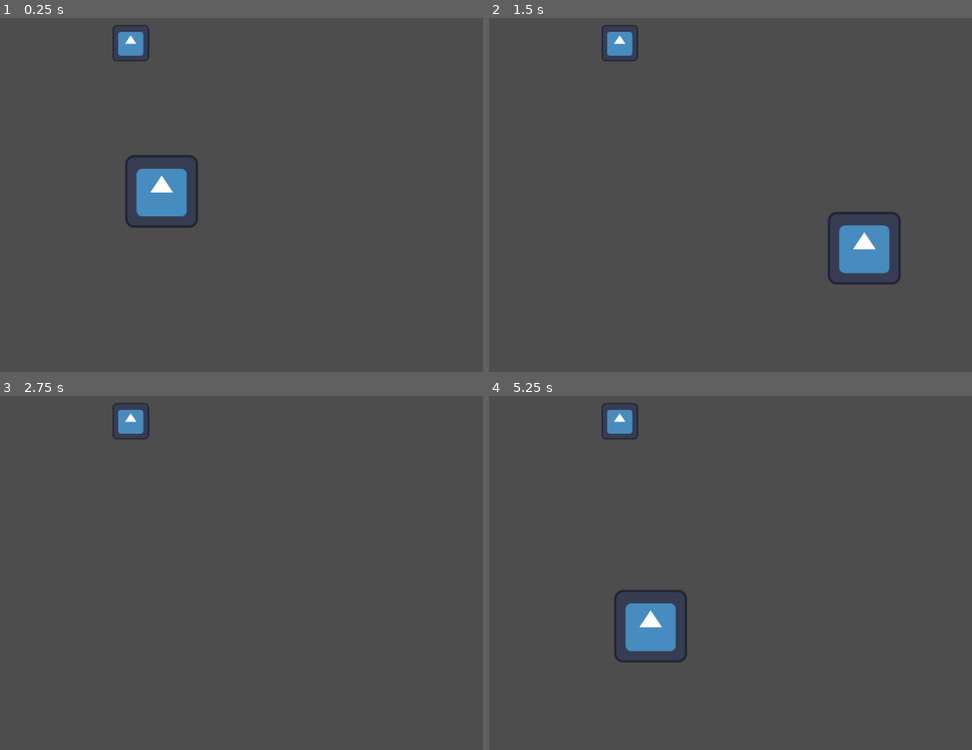
Above: before the commit, frames 1-4 (two rows, left to right).
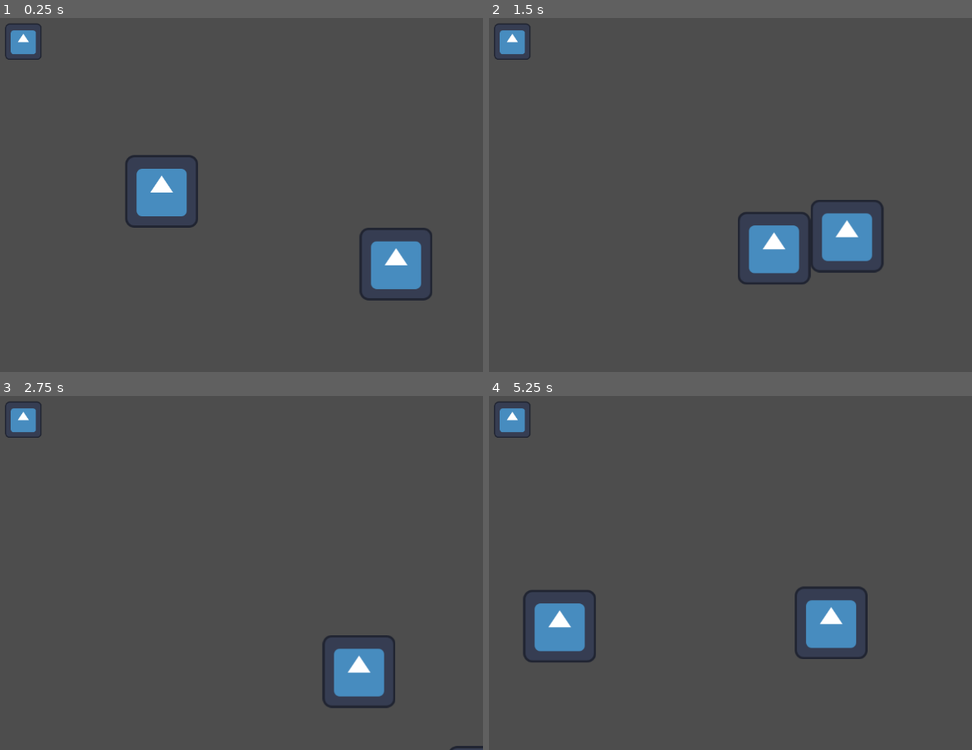
Above: after the commit, the same moments.

Repository: Izamu69/halloween-game
Game: Godot game, scene res://scenes/game.tscn
Two runs of this game, one before a commit and one after it. Both use one fixed random seed, a clock stepped at 60 frames per second and the inputs below. The engine's default icon, where the game draws it, is replaced by a stand-in: a white triangle on a blue panel in a dark square.
Inputs:
- Up to frame 1 (0.25 s): no input
- Up to frame 2 (1.5 s): hold D (right) 0.53-1.28 s; hold S (down) from 1.28 s (still down)
- Up to frame 3 (2.75 s): release S (down) at 2.03 s; hold D (right) from 2.03 s (still down)
- Up to frame 4 (5.25 s): release D (right) at 2.78 s; hold W (up) 2.78-3.53 s; hold A (left) 3.53-5.03 s; hold S (down) from 5.03 s (still down)

The runs differ from the first frame. In frame 1, 2.8% of the frame differs, in the area x 1-90%, y 1-80%; in frame 2, 5.0%; in frame 3, 2.9%; in frame 4, 6.5%, in the area x 1-79%, y 1-76%.

Commit message:
Added ghost AI and spawning

Diff:
--- a/halloween-game/scenes/game.tscn
+++ b/halloween-game/scenes/game.tscn
@@ -1,18 +1,20 @@
-[gd_scene load_steps=5 format=3 uid="uid://civwld5mdkc2m"]
+[gd_scene load_steps=6 format=3 uid="uid://civwld5mdkc2m"]
 
 [ext_resource type="Script" uid="uid://4y2vu8582cts" path="res://scripts/game_manager.gd" id="1_lnu2h"]
 [ext_resource type="PackedScene" uid="uid://dw7ogsi5omdjk" path="res://scenes/player.tscn" id="1_uwrxv"]
 [ext_resource type="PackedScene" uid="uid://di8owuwh4254c" path="res://scenes/pumpkin.tscn" id="2_yqjtg"]
+[ext_resource type="PackedScene" uid="uid://cdmvjrwkbsv4f" path="res://scenes/ghost.tscn" id="4_lbhrr"]
 
 [sub_resource type="Curve2D" id="Curve2D_yqjtg"]
 _data = {
-"points": PackedVector2Array(0, 0, 0, 0, -463, -261, 0, 0, 0, 0, 445, -248, 0, 0, 0, 0, 448, 251, 0, 0, 0, 0, -468, 250, 0, 0, 0, 0, -463, -261, 0, 0, 0, 0, -463, -261, 0, 0, 0, 0, 347, -166, 0, 0, 0, 0, 343, 163, 0, 0, 0, 0, -363, 173, 0, 0, 0, 0, -452, -253, 0, 0, 0, 0, -463, -261)
+"points": PackedVector2Array(0, 0, 0, 0, -463, -261, 0, 0, 0, 0, 445, -248, 0, 0, 0, 0, 448, 251, 0, 0, 0, 0, -468, 250, 0, 0, 0, 0, -463, -261, 0, 0, 0, 0, -463, -261, 0, 0, 0, 0, -463, -261)
 }
-point_count = 11
+point_count = 7
 
 [node name="game" type="Node2D"]
 script = ExtResource("1_lnu2h")
 pumpkin_scene = ExtResource("2_yqjtg")
+ghost_scene = ExtResource("4_lbhrr")
 
 [node name="Camera2D" type="Camera2D" parent="."]
 
--- /dev/null
+++ b/halloween-game/scenes/ghost.tscn
@@ -0,0 +1,28 @@
+[gd_scene load_steps=5 format=3 uid="uid://cdmvjrwkbsv4f"]
+
+[ext_resource type="Script" uid="uid://b54mesf87n407" path="res://scripts/ghost.gd" id="1_l5lq6"]
+[ext_resource type="Texture2D" uid="uid://drrbni6cq5dsf" path="res://icon.svg" id="1_t76o2"]
+
+[sub_resource type="SpriteFrames" id="SpriteFrames_l5lq6"]
+animations = [{
+"frames": [{
+"duration": 1.0,
+"texture": ExtResource("1_t76o2")
+}],
+"loop": true,
+"name": &"default",
+"speed": 5.0
+}]
+
+[sub_resource type="RectangleShape2D" id="RectangleShape2D_bbnym"]
+size = Vector2(128, 128)
+
+[node name="ghost" type="CharacterBody2D"]
+z_index = 1
+script = ExtResource("1_l5lq6")
+
+[node name="AnimatedSprite2D" type="AnimatedSprite2D" parent="."]
+sprite_frames = SubResource("SpriteFrames_l5lq6")
+
+[node name="CollisionShape2D" type="CollisionShape2D" parent="."]
+shape = SubResource("RectangleShape2D_bbnym")
--- a/halloween-game/scenes/player.tscn
+++ b/halloween-game/scenes/player.tscn
@@ -18,7 +18,7 @@
 size = Vector2(128, 128)
 
 [node name="player" type="CharacterBody2D"]
-z_index = 1
+z_index = 2
 script = ExtResource("1_g2els")
 
 [node name="AnimatedSprite2D" type="AnimatedSprite2D" parent="."]
--- a/halloween-game/scripts/game_manager.gd
+++ b/halloween-game/scripts/game_manager.gd
@@ -1,9 +1,11 @@
 extends Node2D
 
 @export var pumpkin_scene: PackedScene
+@export var ghost_scene: PackedScene
 
 func _ready() -> void:
 	spawn_pumpkin()
+	spawn_ghost()
 
 func _process(_delta: float) -> void:
 	if !get_node(".").has_node("pumpkin"):
@@ -18,3 +20,13 @@
 	pumpkin.position = pumpkin_spawn_location.position
 
 	add_child(pumpkin)
+
+func spawn_ghost() -> void:
+	var ghost = ghost_scene.instantiate()
+
+	var ghost_spawn_location = $Path2D/PathFollow2D
+	ghost_spawn_location.progress_ratio = randf()
+
+	ghost.position = ghost_spawn_location.position
+
+	add_child(ghost)
--- /dev/null
+++ b/halloween-game/scripts/ghost.gd
@@ -0,0 +1,9 @@
+extends CharacterBody2D
+
+@onready var player = get_node("/root/game/player")
+const SPEED = 100
+
+func _physics_process(_delta: float) -> void:
+	var direction = global_position.direction_to(player.global_position)
+	velocity = direction * SPEED
+	move_and_slide()
--- a/halloween-game/scripts/pumpkin.gd
+++ b/halloween-game/scripts/pumpkin.gd
@@ -1,4 +1,7 @@
 extends StaticBody2D
 
-func _on_area_2d_body_entered(_body: Node2D) -> void:
-	queue_free()
+@onready var player = get_node("/root/game/player")
+
+func _on_area_2d_body_entered(body: Node2D) -> void:
+	if body == player:
+		queue_free()
Not shown, added: halloween-game/scripts/ghost.gd.uid
